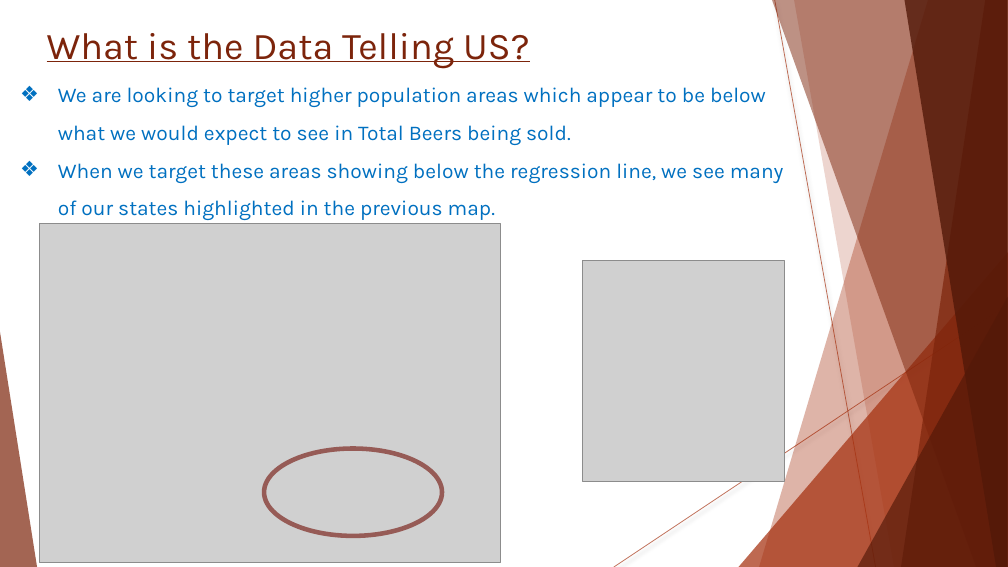
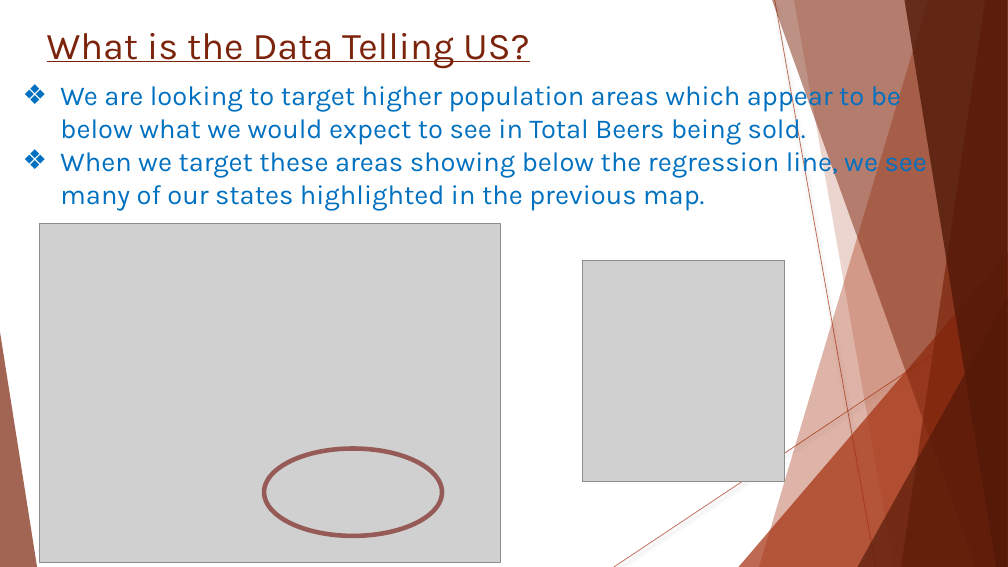
Before and after one commit to Wu-Sophia/BeerAnalysis, a slide deck: slide 16 of DataDynamos_BeerMarketingPresentation.pptx. Drawn at 1008x567 pixels with LibreOffice and Linux fonts; fonts in the diff are those of the drawing; grey boxes stand for pictures. Boxes give left, top, right and bottom in pixels: in the first picture for what was removed or moved away, otherwise in the second. Text is boxed around its words. In the diff, an @@ line names an element or a change of style, - is before the commit and + after.

```diff
--- a/DataDynamos_BeerMarketingPresentation.pptx
+++ b/DataDynamos_BeerMarketingPresentation.pptx
@@ text "We are looking to target ..." at <box>60,81,927,211</box>: size 20 to 26 pt; line spacing 1.5 to 1 @@
```
Also in this commit, not shown: 9 other slides changed.
